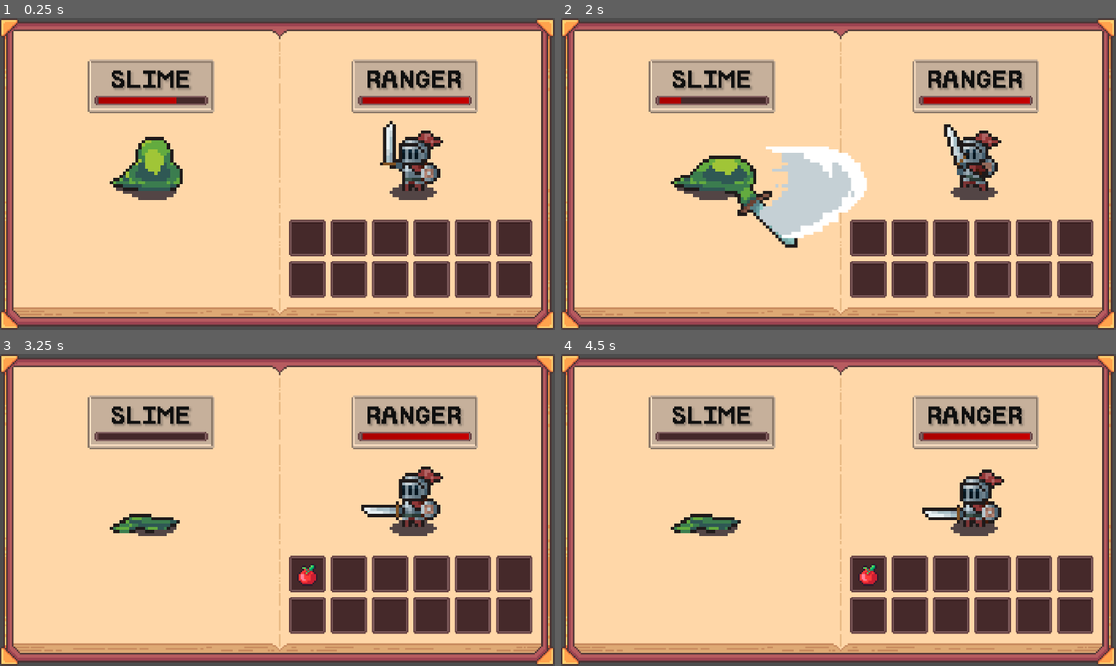
Above: before the commit, frames 1-4 (two rows, left to right).
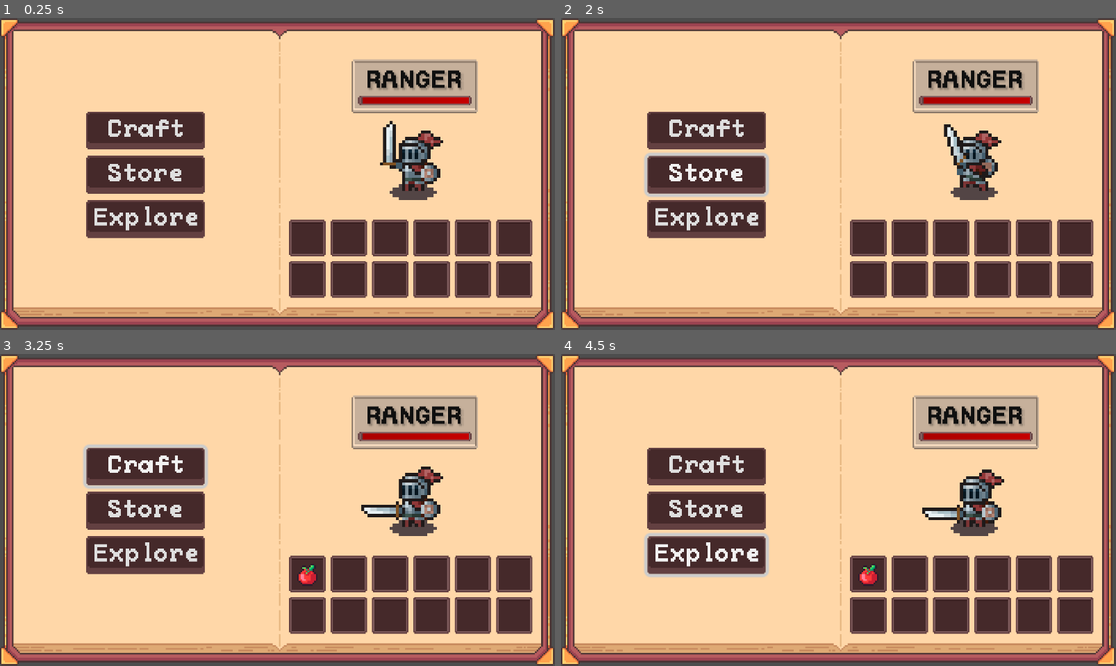
Above: after the commit, the same moments.

Repository: Blortlett/GodotIdle
Game: Godot game, scene res://Scenes/GuiNode.tscn
Two runs of this game, one before a commit and one after it. Both use one fixed random seed, a clock stepped at 60 frames per second and the inputs below.
Inputs (mouse positions are in pixels of both pictures, inside the frame that each line leads up to):
- Up to frame 1 (0.25 s): no input
- Up to frame 2 (2 s): click (705, 130) at 0.5 s, where only the run after the commit has a clickable "Craft"; click (705, 174) at 1.25 s, where only the run after the commit has a clickable "Store"
- Up to frame 3 (3.25 s): click (144, 553) at 2 s, where only the run after the commit has a clickable "Explore"; click (144, 466) at 2.75 s, where only the run after the commit has a clickable "Craft"
- Up to frame 4 (4.5 s): click (705, 510) at 3.5 s, where only the run after the commit has a clickable "Store"; click (705, 553) at 4.25 s, where only the run after the commit has a clickable "Explore"

The runs differ from the first frame. In frame 1, 12% of the frame differs, in the area x 15-39%, y 13-71%; in frame 2, 16%, in the area x 15-56%, y 13-74%; in frame 3, 12%; in frame 4, 12%.

Commit message:
Added in home menu with buttons, added some code to support events on button press

Diff:
--- a/Character/Characters/rRanger.tres
+++ b/Character/Characters/rRanger.tres
@@ -1,6 +1,6 @@
 [gd_resource type="Resource" script_class="Character" load_steps=3 format=3 uid="uid://dg3s05hoirm13"]
 
-[ext_resource type="SpriteFrames" uid="uid://bqcrmjx5wggrq" path="res://Character/Sprites/GoodGuys/sprfRanger.tres" id="1_r4blx"]
+[ext_resource type="SpriteFrames" uid="uid://bqcrmjx5wggrq" path="res://Character/Sprites/GoodGuys/sprfWarrior.tres" id="1_r4blx"]
 [ext_resource type="Script" uid="uid://dhdrxna4ooxij" path="res://Character/scrCharacter.gd" id="2_rnd26"]
 
 [resource]
--- a/Inventory/UI/InventoryUI/nInventoryUI.tscn
+++ b/Inventory/UI/InventoryUI/nInventoryUI.tscn
@@ -7,6 +7,7 @@
 [ext_resource type="Texture2D" uid="uid://so2dglihxik1" path="res://Art/TravelBookUI/Sprites/UI_TravelBook_BookPageLeft01a.png" id="5_kydoc"]
 [ext_resource type="PackedScene" uid="uid://ei8qtpsb0tex" path="res://Inventory/UI/DebugUI/nDebugMenu.tscn" id="7_e8s8e"]
 [ext_resource type="PackedScene" uid="uid://c8aw6sgpiap08" path="res://UI/ActionUI/nActionUI.tscn" id="8_20xsb"]
+[ext_resource type="PackedScene" uid="uid://dv0y07r2i4vmd" path="res://UI/HomeMenuUI/nHomeMenuUI.tscn" id="9_2bf1r"]
 [ext_resource type="PackedScene" uid="uid://2nnh4f80nnll" path="res://UI/DestinationMenuUI/nDestinationMenuUI.tscn" id="9_sfvvv"]
 
 [node name="InventoryUI" type="Control"]
@@ -150,7 +151,11 @@
 offset_bottom = 1.48781
 
 [node name="CharacterDisplay" parent="BookLeftPageSprite" instance=ExtResource("8_20xsb")]
+visible = false
 offset_left = 87.805
 offset_top = 88.0
 offset_right = 127.805
 offset_bottom = 128.0
+
+[node name="HomeMenuUI" parent="BookLeftPageSprite" instance=ExtResource("9_2bf1r")]
+layout_mode = 1
--- a/Scripts/GameManager/scrGameManager.gd
+++ b/Scripts/GameManager/scrGameManager.gd
@@ -1,7 +1,18 @@
 class_name GameStateManager
 extends Node
 
+@onready var HomeUI: Control = get_node("../InventoryUI/");
+@onready var DestinationUI: Control = get_node("../InventoryUI/BookLeftPageSprite/DestinationMenuUI");
+@onready var EnemyCharacterUI: Control = get_node("../InventoryUI/BookLeftPageSprite/CharacterDisplay");
+
 var CurrentGameState: GameState = null
+
+var gameStates: Array[GameState] = [
+	HomeState.new(self),
+	DestinationMenuState.new(self),
+	ExploringState.new(self)
+]
+
 
 func _ready() -> void:
 	# Initialize with the default state (Home)
@@ -11,12 +22,14 @@
 	# Exit the current state if it exists
 	if CurrentGameState != null:
 		CurrentGameState.ExitState()
-		CurrentGameState.queue_free()
 
 	# Set and enter the new state
 	CurrentGameState = new_state
 	add_child(CurrentGameState)
 	CurrentGameState.EnterState()
+
+
+
 
 # Example state implementations
 class HomeState extends GameState:
@@ -39,3 +52,15 @@
 
 	func ExitState() -> void:
 		print("Exited Exploring State")
+
+
+
+# Swap to specific state functions
+func SwapToHomeState():
+	ChangeState(gameStates[0])
+
+func SwapToDestinationMenuState():
+	ChangeState(gameStates[1])
+
+func SwapToExploringState():
+	ChangeState(gameStates[2])
--- a/UI/ButtonUI/nButtonUI.tscn
+++ b/UI/ButtonUI/nButtonUI.tscn
@@ -16,10 +16,10 @@
 anchor_top = 0.5
 anchor_right = 0.5
 anchor_bottom = 0.5
-offset_left = -62.0
-offset_top = -12.0
-offset_right = 62.0
-offset_bottom = 15.0
+offset_left = -576.0
+offset_top = -324.0
+offset_right = -452.0
+offset_bottom = -297.0
 grow_horizontal = 2
 grow_vertical = 2
 theme = SubResource("Theme_ixhkc")
--- a/UI/DestinationMenuUI/scrDestinationMenuUI.gd
+++ b/UI/DestinationMenuUI/scrDestinationMenuUI.gd
@@ -1,14 +1,27 @@
-extends Control
-
-class_name DestinationMenu;
+class_name DestinationMenu extends Control;
+# Button name list
 @export var Destinations: Array[ExplorableArea];
+# Button Storage
 @export var ButtonParent: GridContainer;
 var Buttons: Array[Button];
-
+# Button Spawnable
 @onready var mButton: PackedScene = preload("res://UI/ButtonUI/nButtonUI.tscn");
 
+# Gamestate Manager
+@onready var mGameStateManager: GameStateManager = get_tree().get_root().get_node("Node/GameStateManager")
+
+# create buttons on start
 func _ready() -> void:
 	for i in Destinations.size():
 		var new_button: Button = mButton.instantiate();
 		ButtonParent.add_child(new_button);
 		new_button.text = Destinations[i].Name;
+
+func OnButtonMeadows():
+	mGameStateManager.SwapToExploringState();
+
+func OnButtonGraveyard():
+	mGameStateManager.SwapToExploringState();
+
+func OnButtonCanyon():
+	mGameStateManager.SwapToExploringState();
--- a/UI/HomeMenuUI/nHomeMenuUI.tscn
+++ b/UI/HomeMenuUI/nHomeMenuUI.tscn
@@ -1,10 +1,6 @@
-[gd_scene load_steps=6 format=3 uid="uid://dv0y07r2i4vmd"]
+[gd_scene load_steps=2 format=3 uid="uid://dv0y07r2i4vmd"]
 
-[ext_resource type="Script" uid="uid://bawdq6okk8g68" path="res://UI/DestinationMenuUI/scrDestinationMenuUI.gd" id="1_3tlmd"]
-[ext_resource type="Script" uid="uid://bpiip7dmpkbh8" path="res://Areas/scrArea.gd" id="2_evclo"]
-[ext_resource type="Resource" uid="uid://c3swi46siy438" path="res://Areas/ExplorableAreas/rSunnyMeadow.tres" id="3_x7i7m"]
-[ext_resource type="Resource" uid="uid://g6wywgfjtwwu" path="res://Areas/ExplorableAreas/rDecreptGraveyard.tres" id="4_75n3r"]
-[ext_resource type="Resource" uid="uid://cgdt811iygfxe" path="res://Areas/ExplorableAreas/rBottomlessCanyon.tres" id="5_q2pkd"]
+[ext_resource type="Script" uid="uid://ucmfk2573hgd" path="res://UI/HomeMenuUI/scrHomeMenuUI.gd" id="1_xj0ry"]
 
 [node name="HomeMenuUI" type="Control" node_paths=PackedStringArray("ButtonParent")]
 layout_mode = 3
@@ -13,26 +9,15 @@
 anchor_top = 0.5
 anchor_right = 0.5
 anchor_bottom = 0.5
-offset_left = -576.0
-offset_top = -324.0
-offset_right = -576.0
-offset_bottom = -324.0
 grow_horizontal = 2
 grow_vertical = 2
-script = ExtResource("1_3tlmd")
-Destinations = Array[ExtResource("2_evclo")]([ExtResource("3_x7i7m"), ExtResource("4_75n3r"), ExtResource("5_q2pkd")])
+script = ExtResource("1_xj0ry")
 ButtonParent = NodePath("GridContainer")
 
 [node name="GridContainer" type="GridContainer" parent="."]
 layout_mode = 1
-anchors_preset = 8
-anchor_left = 0.5
-anchor_top = 0.5
-anchor_right = 0.5
-anchor_bottom = 0.5
-offset_left = -75.0
-offset_top = -20.0
-offset_right = 75.0
-offset_bottom = 20.0
+anchors_preset = 15
+anchor_right = 1.0
+anchor_bottom = 1.0
 grow_horizontal = 2
 grow_vertical = 2
--- a/UI/HomeMenuUI/scrHomeMenuUI.gd
+++ b/UI/HomeMenuUI/scrHomeMenuUI.gd
@@ -1,13 +1,21 @@
-extends Control
-
-class_name HomeMenu
-var ButtonName: String = "Explore";
+class_name HomeMenu extends Control;
+# Button name list
+var ButtonNames: Array[String] = ["Craft", "Store", "Explore"]
+# Button storage
 @export var ButtonParent: GridContainer;
 var Buttons: Array[Button];
-
+# Button Spawnable
 @onready var mButton: PackedScene = preload("res://UI/ButtonUI/nButtonUI.tscn");
 
+# Gamestate Manager
+@onready var mGameStateManager: GameStateManager = get_tree().get_root().get_node("Node/GameStateManager")
+
+# create buttons on start
 func _ready() -> void:
-	var new_button: Button = mButton.instantiate();
-	ButtonParent.add_child(new_button);
-	new_button.text = ButtonName;
+	for i in ButtonNames.size():
+		var new_button: Button = mButton.instantiate();
+		ButtonParent.add_child(new_button);
+		new_button.text = ButtonNames[i];
+
+func OnButtonExplore():
+	mGameStateManager.SwapToDestinationMenuState();
Not shown: 1 places in Inventory/UI/InventoryUI/nInventoryUI.tscn that only renumber resources
